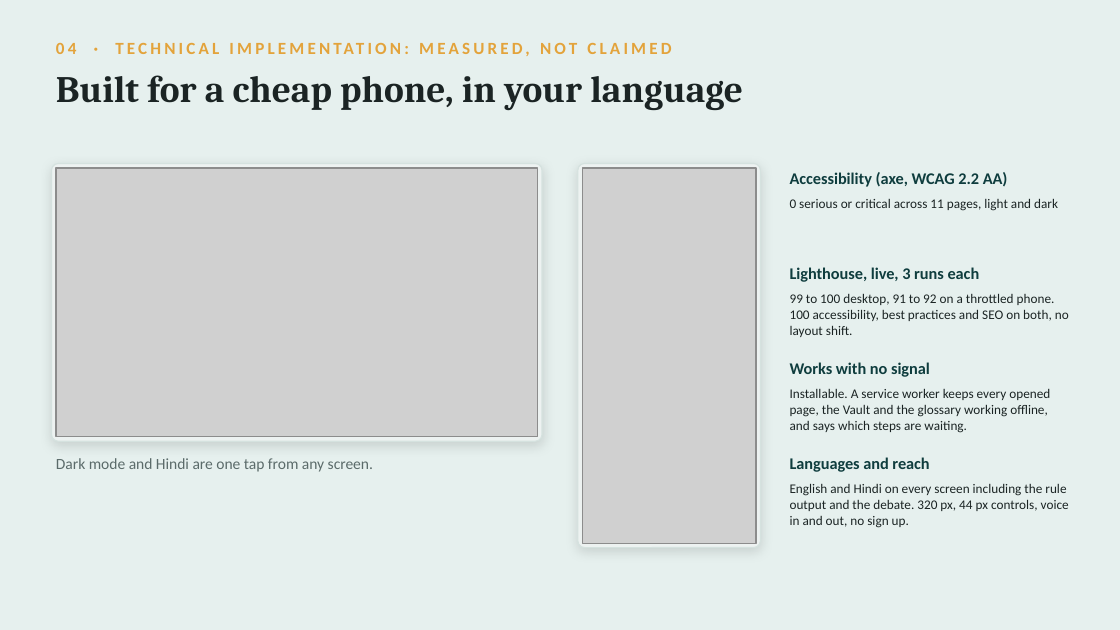
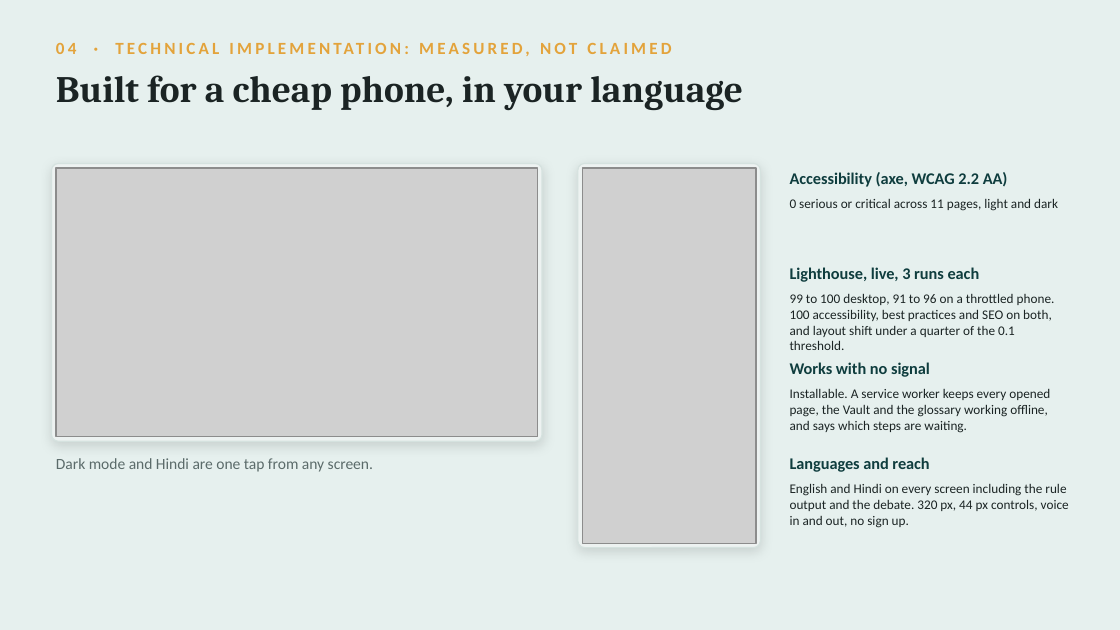
Before and after one commit to usv240/virasat, a slide deck: slide 8 of public/docs/Virasat-Team-USV-Deck.pptx. Drawn at 1120x630 pixels with LibreOffice and Linux fonts; fonts in the diff are those of the drawing; grey boxes stand for pictures. Boxes give left, top, right and bottom in pixels: in the first picture for what was removed or moved away, otherwise in the second. Text is boxed around its words. In the diff, an @@ line names an element or a change of style, - is before the commit and + after.

```diff
--- a/public/docs/Virasat-Team-USV-Deck.pptx
+++ b/public/docs/Virasat-Team-USV-Deck.pptx
@@ text at (790,294,1055,350): text changed @@
-99 to 100 desktop, 91 to 92 on a throttled phone. 100 accessibility, best practices and SEO on both, no layout shift.
+99 to 100 desktop, 91 to 96 on a throttled phone. 100 accessibility, best practices and SEO on both, and layout shift under a quarter of the 0.1 threshold.
```
Also in this commit, not shown: 9 other files.
